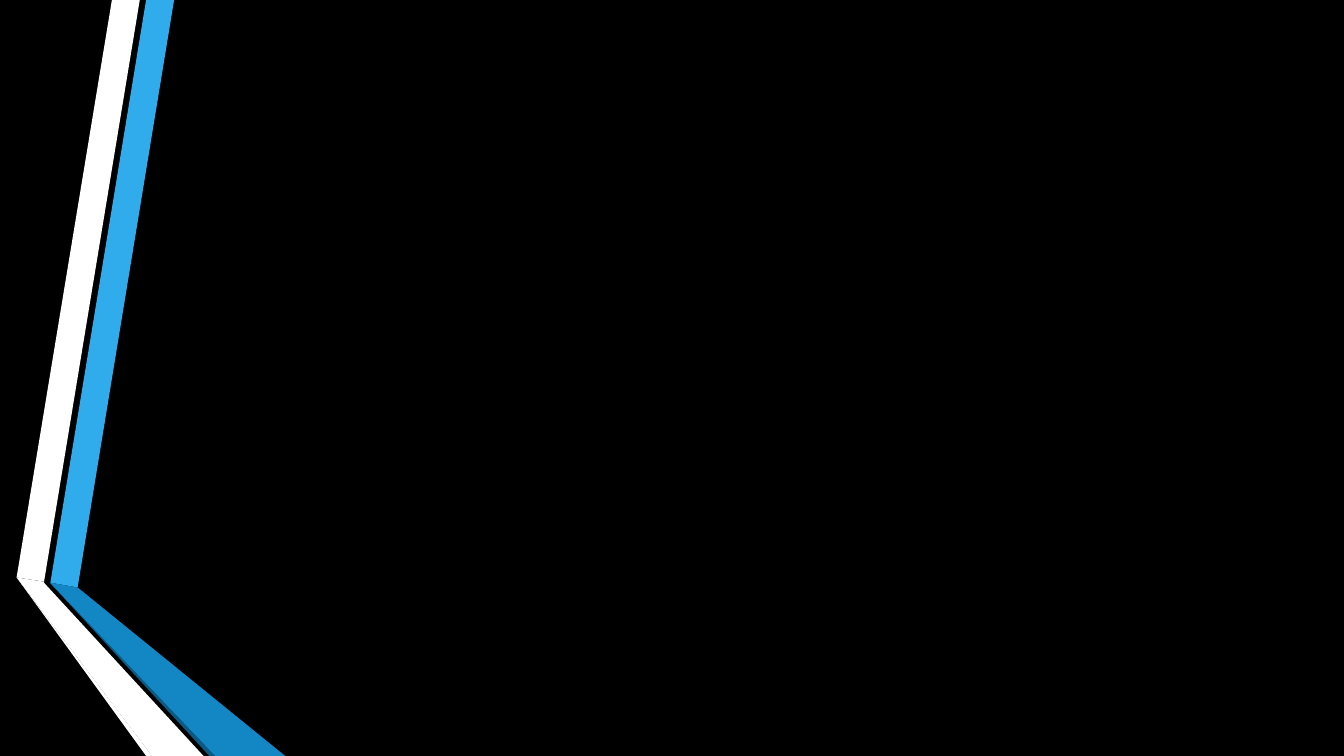
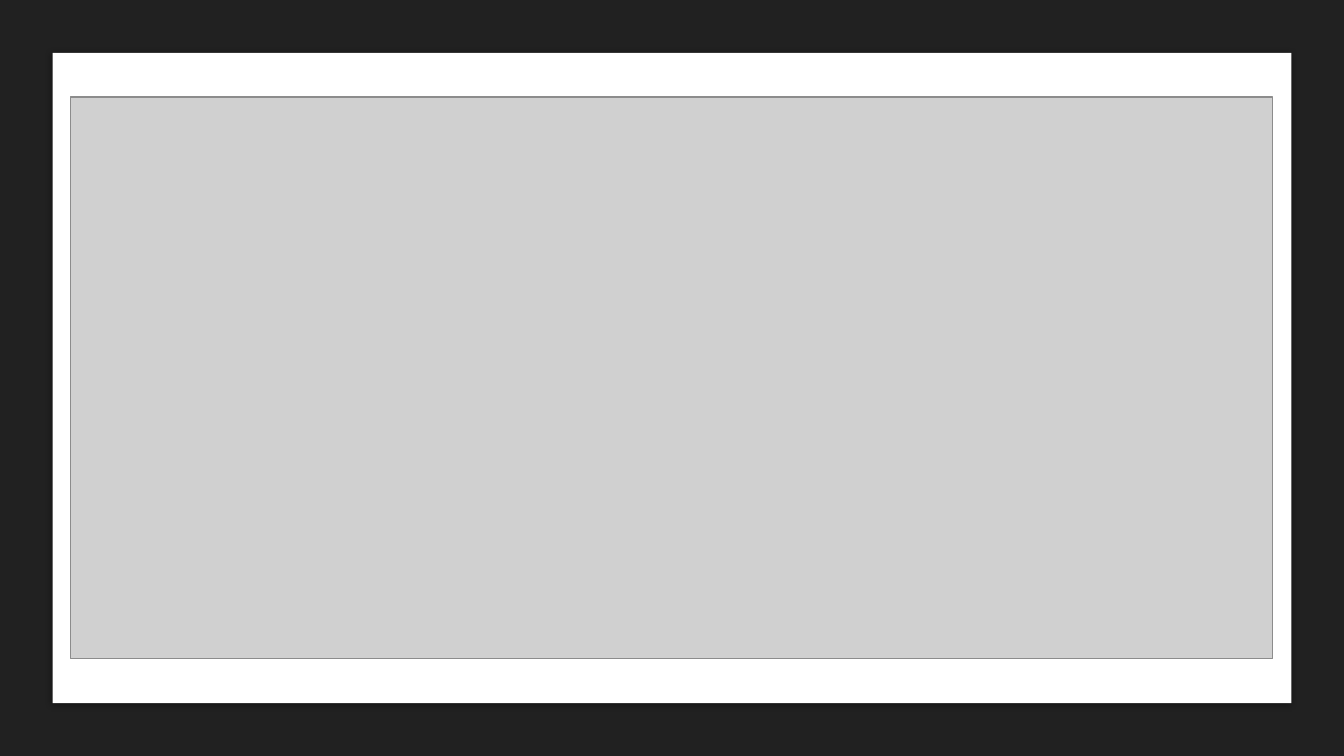
Before and after one commit to zebiba44/MUMScheduler-Team1, a slide deck: slide 8 of Technical documentation/Presentation/MUMSchedulerfinal.pptx (slide 20 before the commit). Drawn at 1344x756 pixels with LibreOffice and Linux fonts; fonts in the diff are those of the drawing; grey boxes stand for pictures; background and template pictures are left out. Boxes give left, top, right and bottom in pixels: in the first picture for what was removed or moved away, otherwise in the second. Text is boxed around its words. In the diff, an @@ line names an element or a change of style, - is before the commit and + after.

```diff
--- a/Technical documentation/Presentation/MUMSchedulerfinal.pptx
+++ b/Technical documentation/Presentation/MUMSchedulerfinal.pptx
@@ rectangle added at (0, 0, 1344, 756), fill #212121 @@
@@ rectangle added at (52, 53, 1292, 704), fill #FFFFFF @@
@@ picture added at (71, 97, 1273, 659) @@
```
Also in this commit, not shown: 1 other slide changed, 4 slides added, 10 slides removed.
